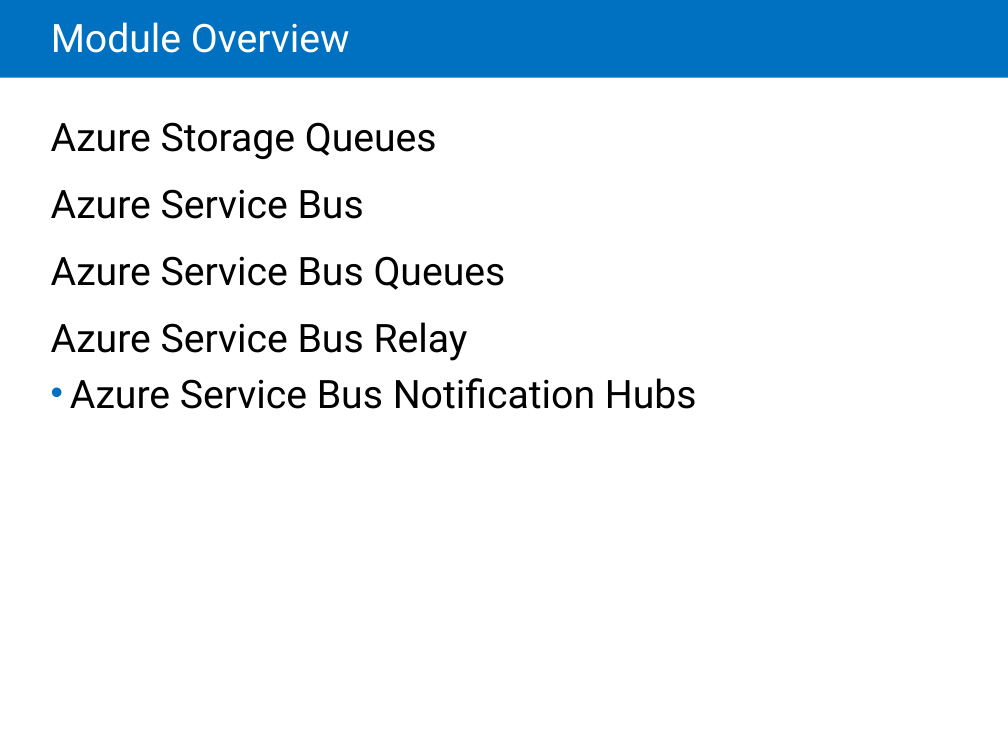
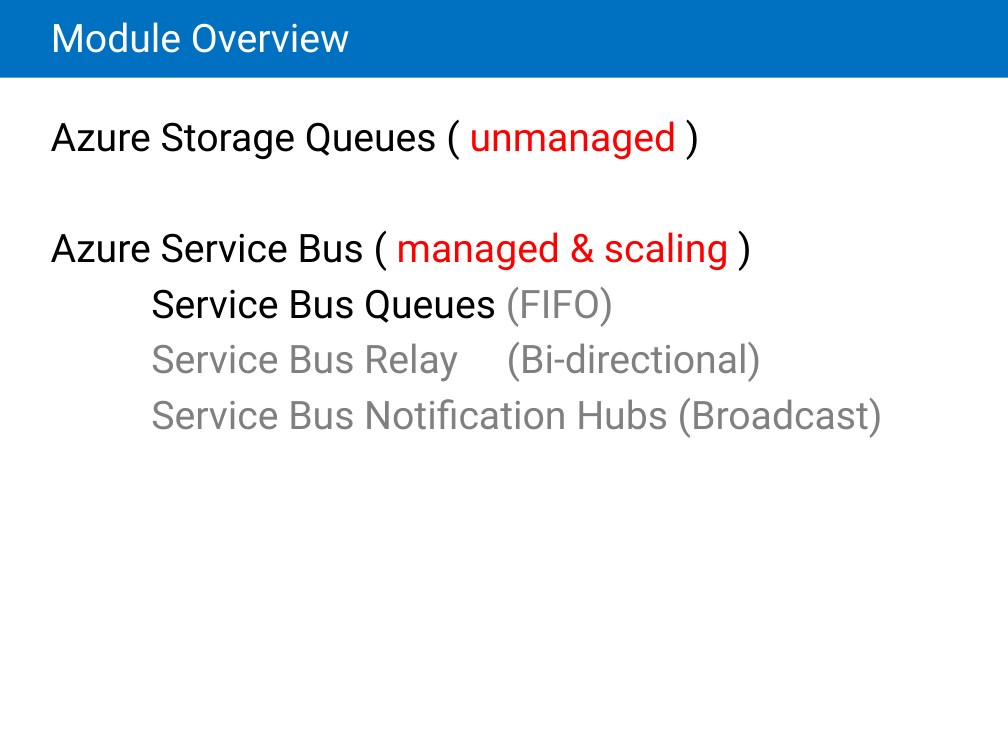
Before and after one commit to LarsKjeldsen/Kursus-az203, a slide deck: slide 2 of MOC/Module 08 Queues and Service Bus/20532C-08.pptx. Drawn at 1008x756 pixels with LibreOffice and Linux fonts; fonts in the diff are those of the drawing. Boxes give left, top, right and bottom in pixels: in the first picture for what was removed or moved away, otherwise in the second. Text is boxed around its words. In the diff, an @@ line names an element or a change of style, - is before the commit and + after.

```diff
--- a/MOC/Module 08 Queues and Service Bus/20532C-08.pptx
+++ b/MOC/Module 08 Queues and Service Bus/20532C-08.pptx
@@ text at [51, 121, 883, 438]: text changed @@
-• Azure Storage Queues
-  Azure Service Bus
-  Azure Service Bus Queues
-  Azure Service Bus Relay
-  Azure Service Bus Notification Hubs
+Azure Storage Queues ( unmanaged )
+Azure Service Bus ( managed & scaling )
+Service Bus Queues (FIFO)
+Service Bus Relay (Bi-directional)
+Service Bus Notification Hubs (Broadcast)
```
Also in this commit, not shown: 14 other slides changed, 1 slide removed, 1 other file.
